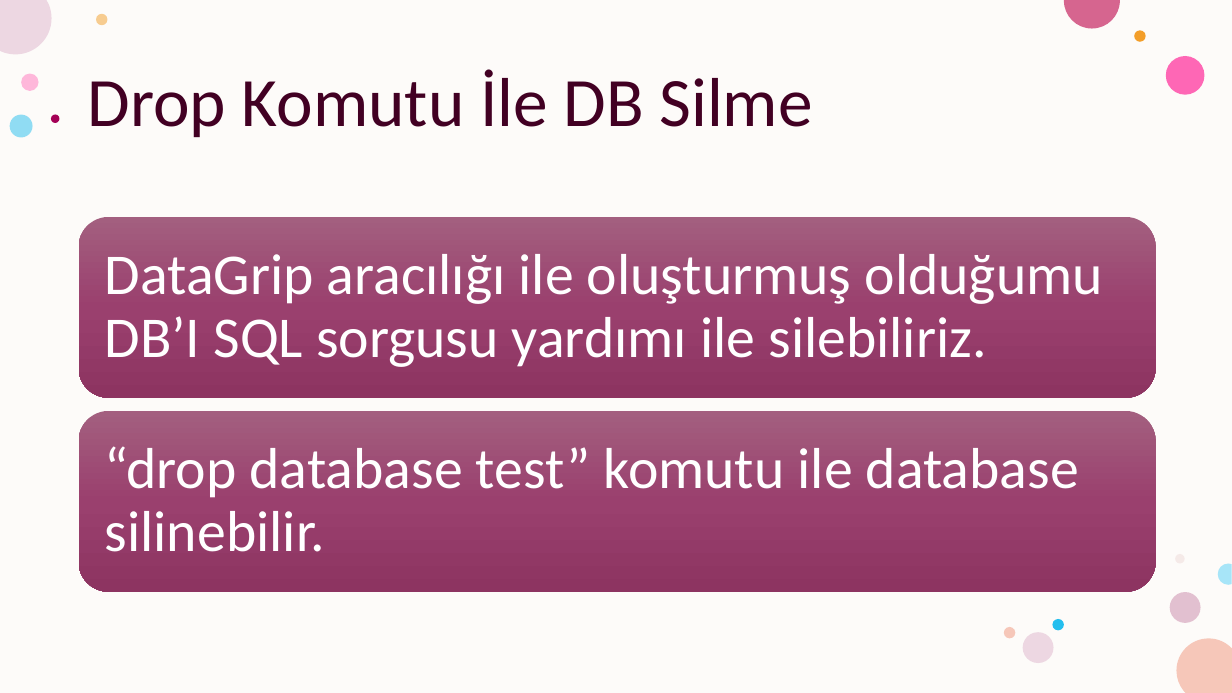
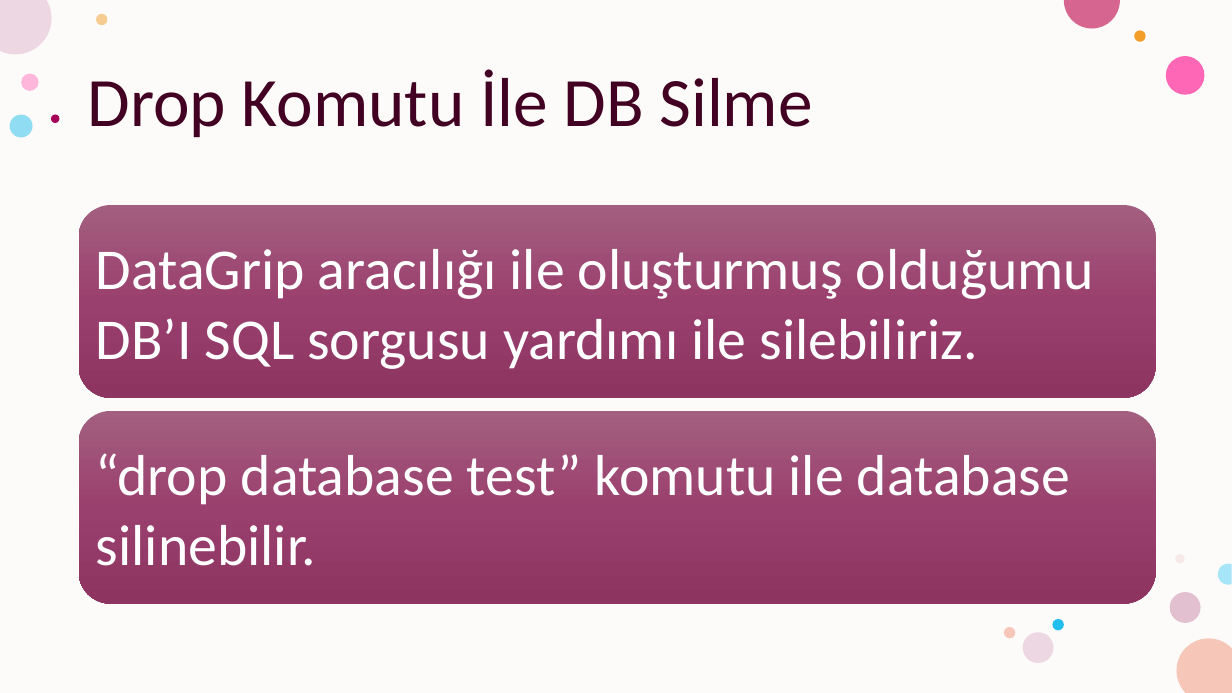
Before and after one commit to burakduman-bilgeadam/sunum, a slide deck: slide 23 of SQL.pptx. Drawn at 1232x693 pixels with LibreOffice and Linux fonts; fonts in the diff are those of the drawing. Boxes give left, top, right and bottom in pixels: in the first picture for what was removed or moved away, otherwise in the second. Text is boxed around its words. In the diff, an @@ line names an element or a change of style, - is before the commit and + after.

```diff
--- a/SQL.pptx
+++ b/SQL.pptx
@@ text "DataGrip aracılığı ile oluşturmuş olduğumu ...": place and size @@
-text "DataGrip aracılığı ile oluşturmuş olduğumu ..." at [105,254,1103,367]
+text "DataGrip aracılığı ile oluşturmuş olduğumu ..." at [96,249,1094,369]
@@ text "DataGrip aracılığı ile oluşturmuş olduğumu ..." at [96,249,1094,369]: line spacing 0.9 to 1 @@
@@ rounded rectangle: place and size @@
-rounded rectangle at [79,217,1156,398]
+rounded rectangle at [79,205,1156,398]
@@ text "“drop database test” komutu ile ..." at [96,453,1070,566]: line spacing 0.9 to 1 @@
@@ text "“drop database test” komutu ile ...": place and size @@
-text "“drop database test” komutu ile ..." at [105,446,1079,552]
+text "“drop database test” komutu ile ..." at [96,453,1070,566]
@@ rounded rectangle: place and size @@
-rounded rectangle at [79,411,1156,592]
+rounded rectangle at [79,411,1156,604]
```
Also in this commit, not shown: 1 other slide changed, 3 other files.
